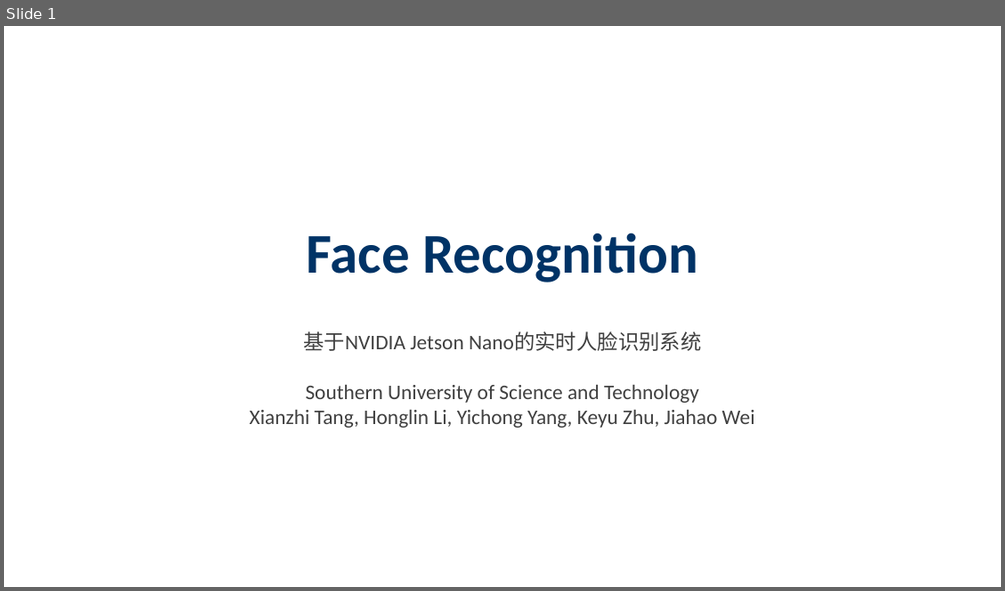
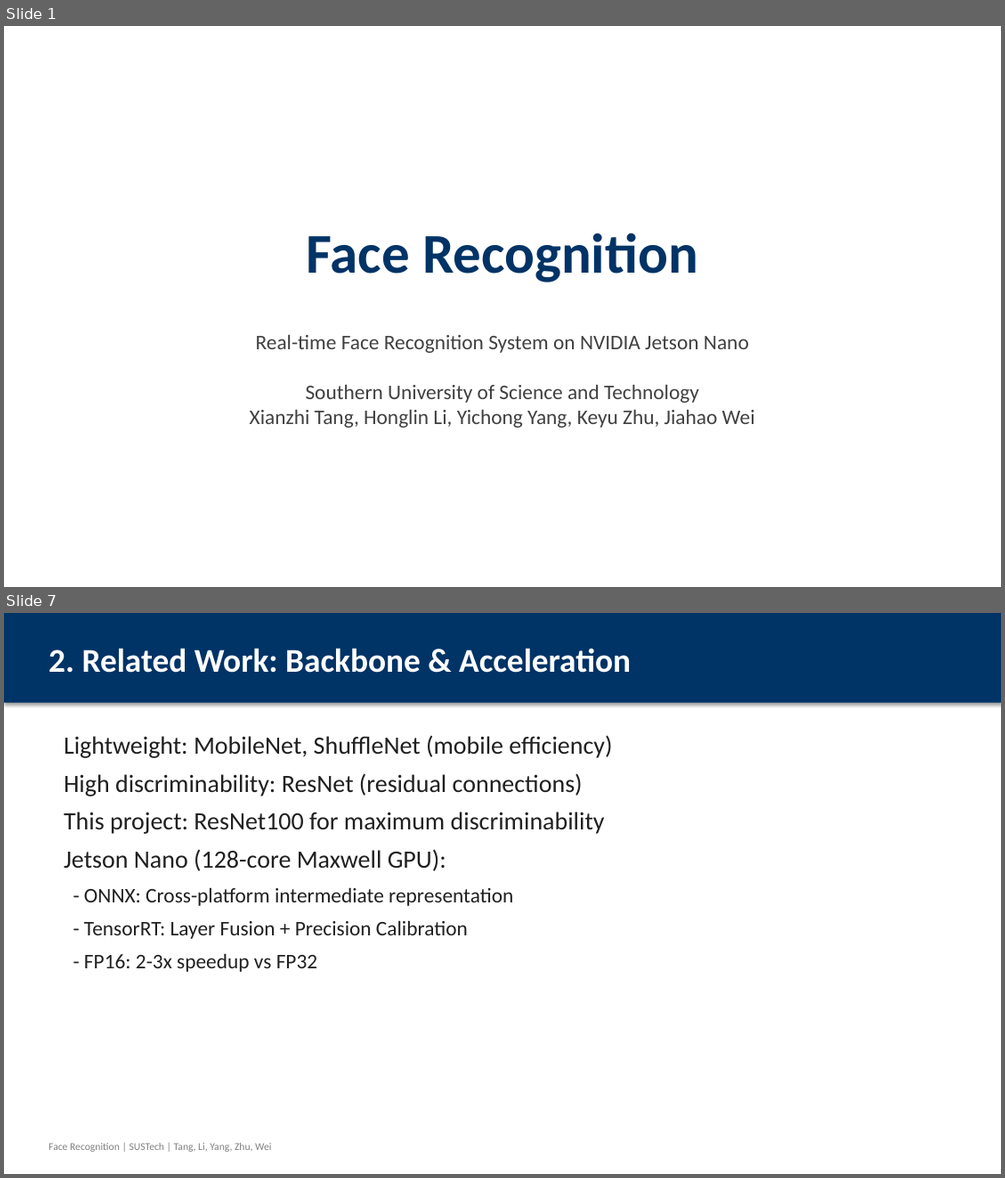
Before and after one commit to wuzhi456/Deep-learning-assignment3, a slide deck: Face_Recognition_Presentation.pptx. Shown one above the other, each under a label of ours: slide 1 before the commit, slides 1 and 7 after it; the slides between them are not shown. The pictures are 1005x591 and 1005x1178 pixels, drawn with LibreOffice and Linux fonts; fonts in the diff are those of the drawing. Boxes give left, top, right and bottom in pixels: in the first picture for what was removed or moved away, otherwise in the second. Text is boxed around its words. In the diff, an @@ line names an element or a change of style, - is before the commit and + after.

```diff
--- a/Face_Recognition_Presentation.pptx
+++ b/Face_Recognition_Presentation.pptx
@@ slide 7 added at bbox=[4, 613, 1001, 1174], background #FFFFFF @@
@@ rectangle added at bbox=[4, 613, 1001, 703], fill #003366 @@
@@ text added at bbox=[48, 648, 631, 673], 32 pt, text #FFFFFF, bold @@
+2. Related Work: Backbone & Acceleration
@@ text added at bbox=[64, 735, 612, 972], 24 pt, text #202020 @@
+Lightweight: MobileNet, ShuffleNet (mobile efficiency)
+High discriminability: ResNet (residual connections)
+This project: ResNet100 for maximum discriminability
+Jetson Nano (128-core Maxwell GPU):
+- ONNX: Cross-platform intermediate representation
+- TensorRT: Layer Fusion + Precision Calibration
+- FP16: 2-3x speedup vs FP32
@@ text added at bbox=[48, 1143, 271, 1151], 10 pt, text #808080 @@
+Face Recognition | SUSTech | Tang, Li, Yang, Zhu, Wei
@@ slide 1 changed as well @@
@@ text at bbox=[256, 335, 749, 353]: text changed @@
-基于NVIDIA Jetson Nano的实时人脸识别系统
+Real-time Face Recognition System on NVIDIA Jetson Nano
```
Also in this commit, not shown: 4 other slides changed, 15 other slides added, 10 slides removed.
